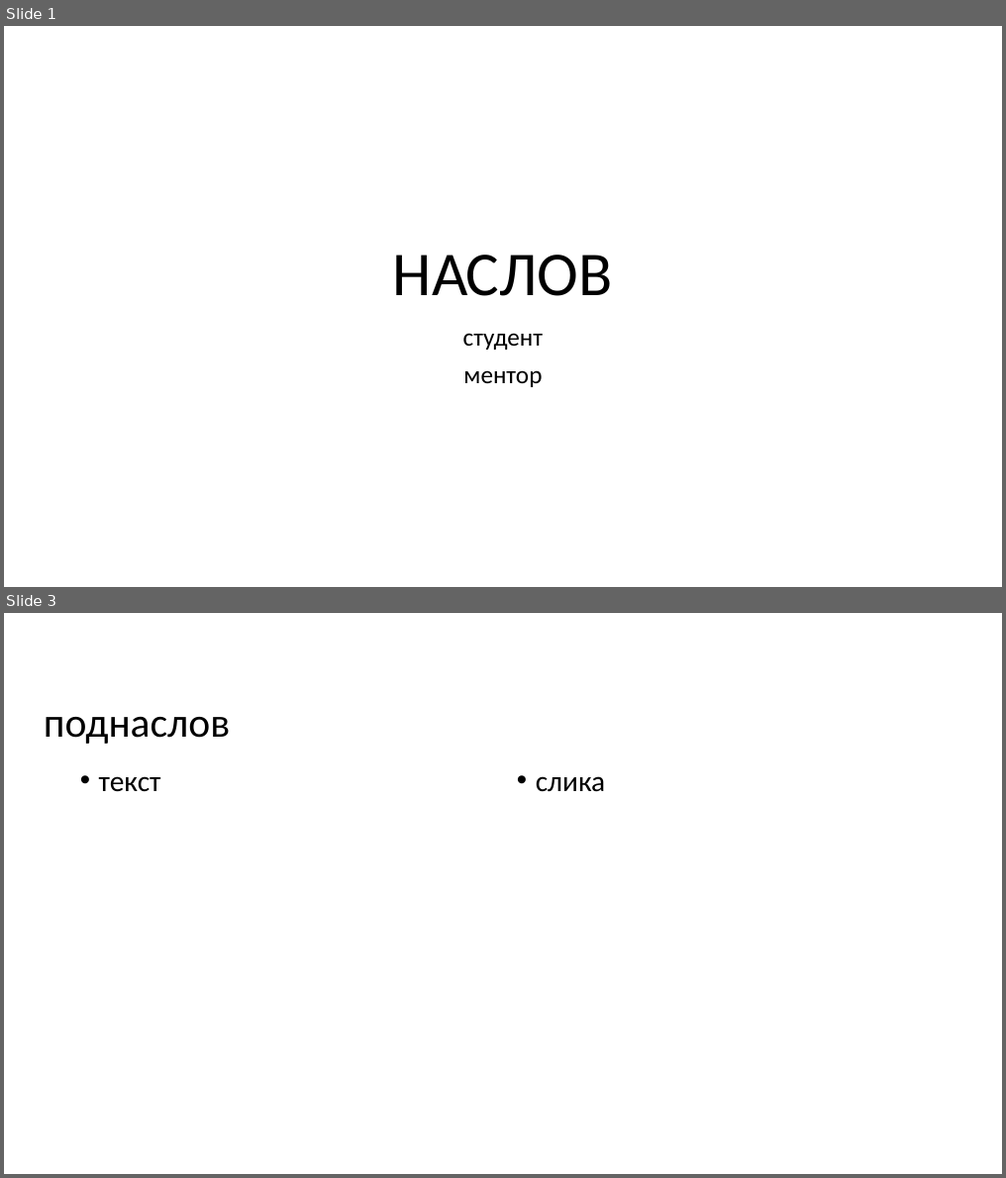
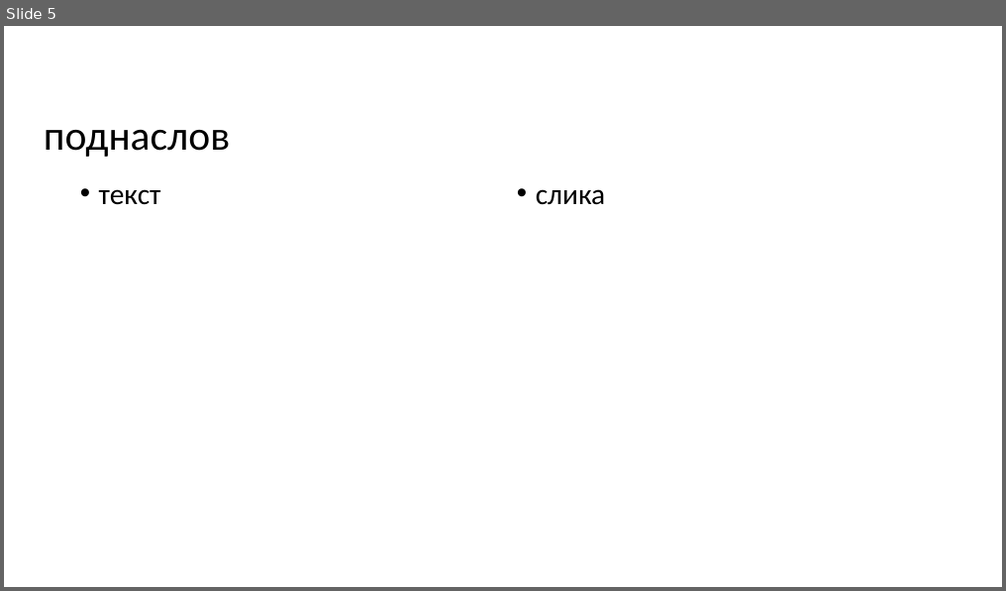
Before and after one commit to bozzano101/FuzzyGreenhouse, a slide deck: Presentation/Presentation.pptx. Shown one above the other, each under a label of ours: slides 1 and 3 before the commit, slide 5 after it; the slides between them are not shown. The pictures are 1006x1178 and 1006x591 pixels, drawn with LibreOffice and Linux fonts; fonts in the diff are those of the drawing; background and template pictures are left out. Boxes give left, top, right and bottom in pixels: in the first picture for what was removed or moved away, otherwise in the second. Text is boxed around its words. In the diff, an @@ line names an element or a change of style, - is before the commit and + after.

```diff
--- a/Presentation/Presentation.pptx
+++ b/Presentation/Presentation.pptx
@@ slide 1 removed at (4,26,1002,587), background #FFFFFF @@
@@ title removed at (393,255,613,296) @@
-НАСЛОВ
@@ subtitle removed at (463,333,543,387) @@
-студент
-ментор
@@ what was slide 3 is now slide 5 @@
```
Also in this commit, not shown: 4 slides added, 1 other slide removed.
